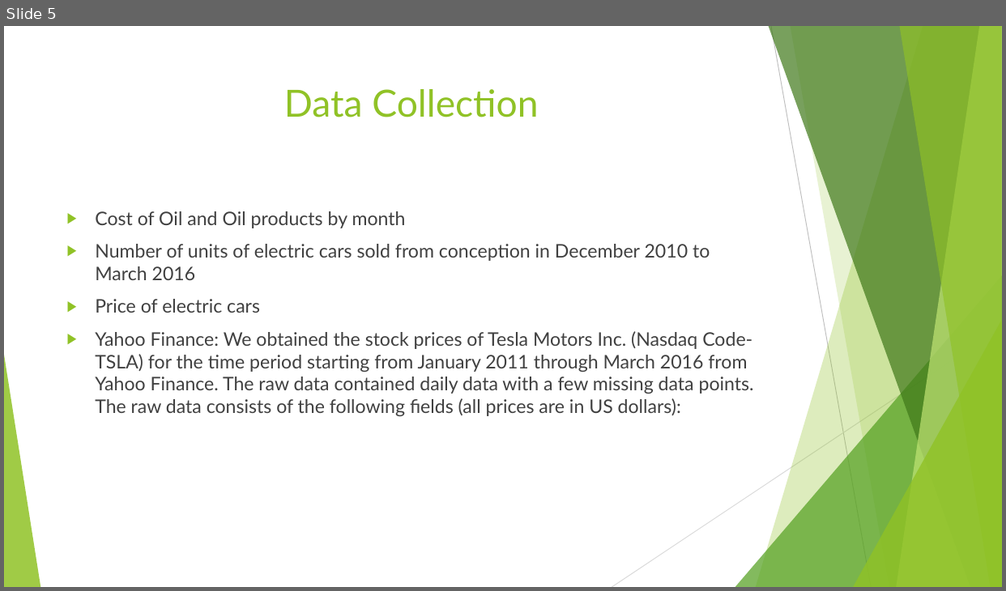
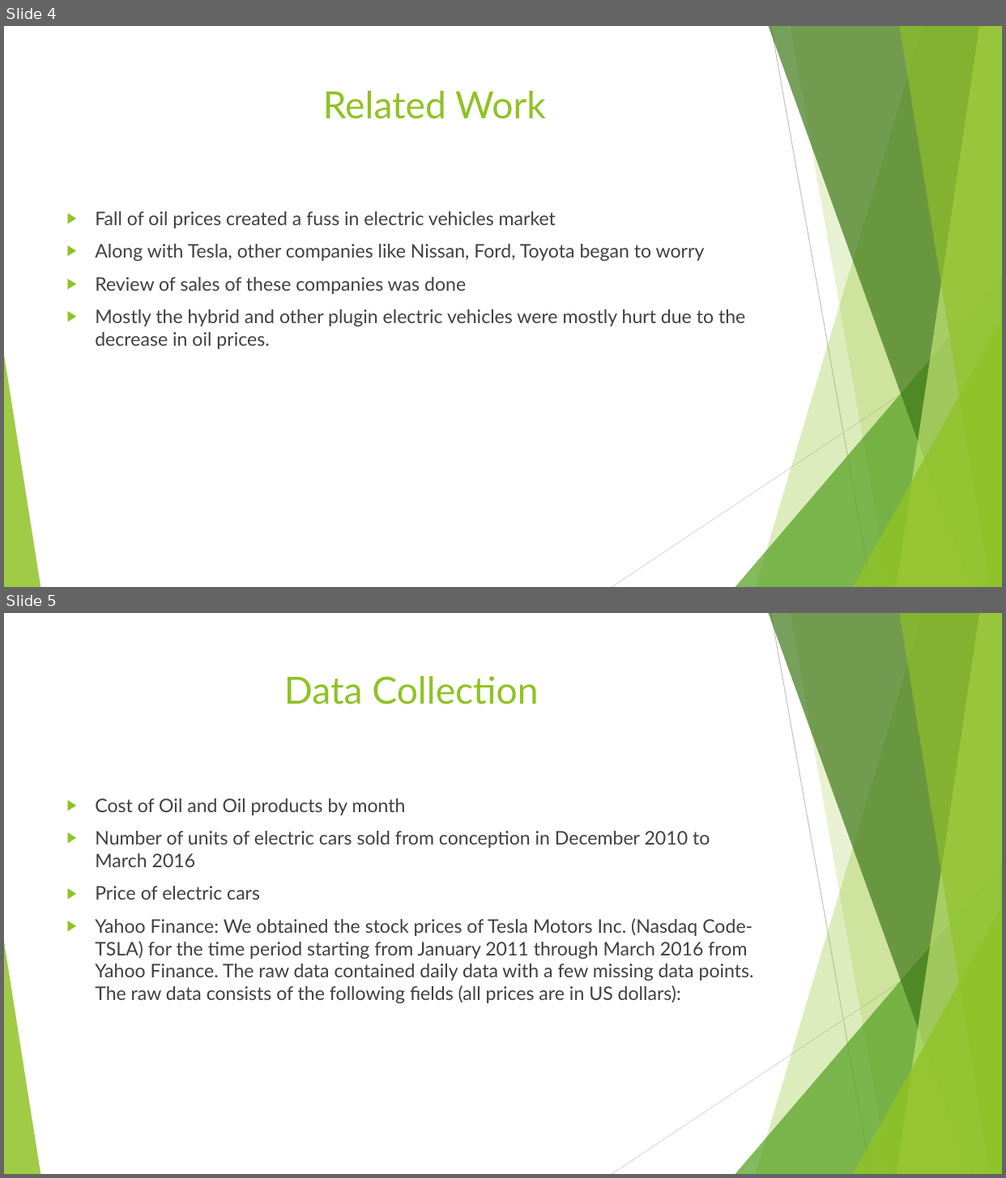
Before and after one commit to sonamgupta1105/Tesla_Analytics, a slide deck: finalPptTesla.pptx. Shown one above the other, each under a label of ours: slide 5 before the commit, slides 4 and 5 after it. The pictures are 1006x591 and 1006x1178 pixels, drawn with LibreOffice and Linux fonts; fonts in the diff are those of the drawing. Boxes give left, top, right and bottom in pixels: in the first picture for what was removed or moved away, otherwise in the second. Text is boxed around its words. In the diff, an @@ line names an element or a change of style, - is before the commit and + after.

```diff
--- a/finalPptTesla.pptx
+++ b/finalPptTesla.pptx
@@ slide 4 added at bbox=[4, 26, 1002, 587], background #FFFFFF; not listed: 10 template elements that a slide beside it also shows @@
@@ title added at bbox=[323, 91, 546, 119], 36 pt, text #90C226 @@
+Related Work
@@ text added at bbox=[95, 211, 745, 349], 18 pt, text #404040 @@
+▶ Fall of oil prices created a fuss in electric vehicles market
+▶ Along with Tesla, other companies like Nissan, Ford, Toyota began to worry
+▶ Review of sales of these companies was done
+▶ Mostly the hybrid and other plugin electric vehicles were mostly hurt due to the decrease in oil prices.
```
Also in this commit, not shown: 4 slides changed, 1 slide removed.
